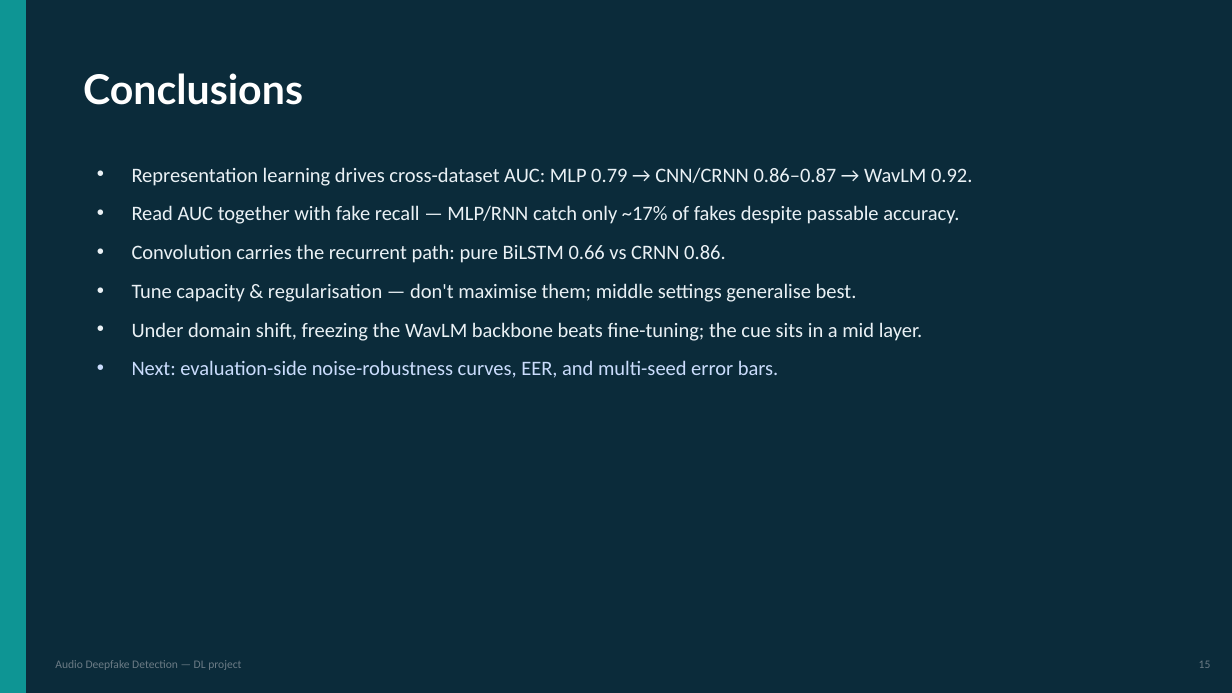
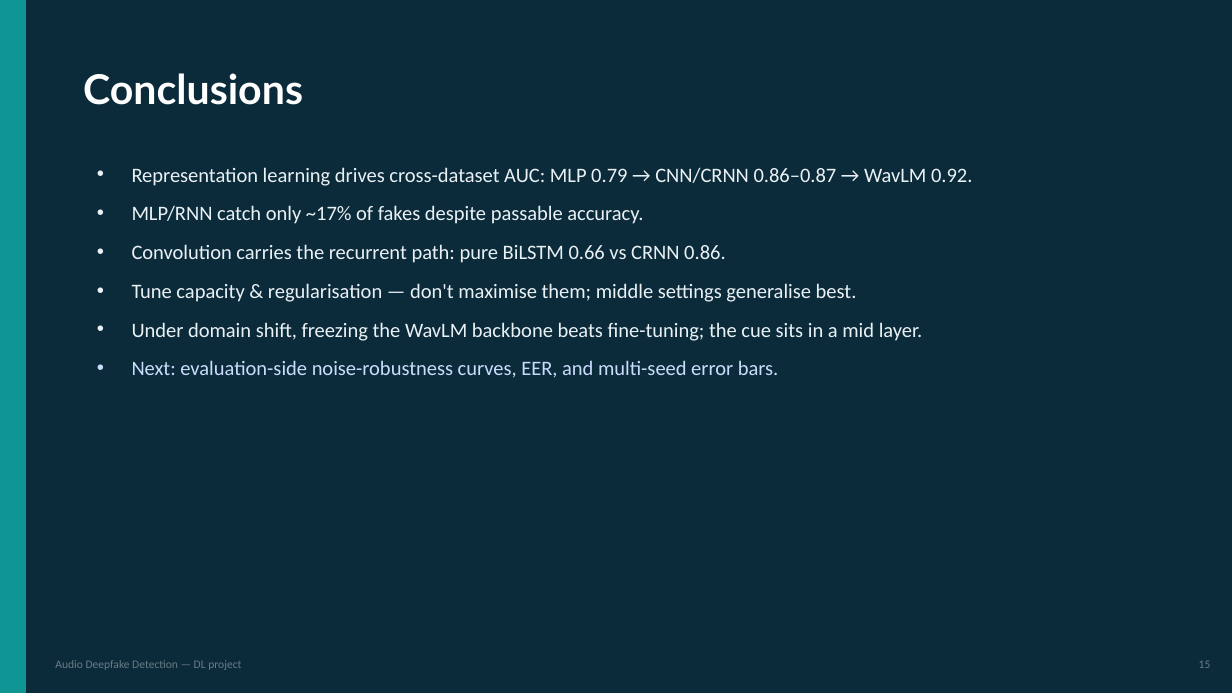
Before and after one commit to KonstaninosKaimakis/audio-deepfake-detection-DL, a slide deck: slide 17 of presentation.pptx (slide 16 before the commit). Drawn at 1232x693 pixels with LibreOffice and Linux fonts; fonts in the diff are those of the drawing. Boxes give left, top, right and bottom in pixels: in the first picture for what was removed or moved away, otherwise in the second. Text is boxed around its words. In the diff, an @@ line names an element or a change of style, - is before the commit and + after.

```diff
--- a/presentation.pptx
+++ b/presentation.pptx
@@ text at [132, 205, 643, 224]: text changed @@
-• Read AUC together with fake recall — MLP/RNN catch only ~17% of fakes despite passable accuracy.
+• MLP/RNN catch only ~17% of fakes despite passable accuracy.
```
Also in this commit, not shown: 6 other slides changed, 2 slides added, 1 slide removed.
